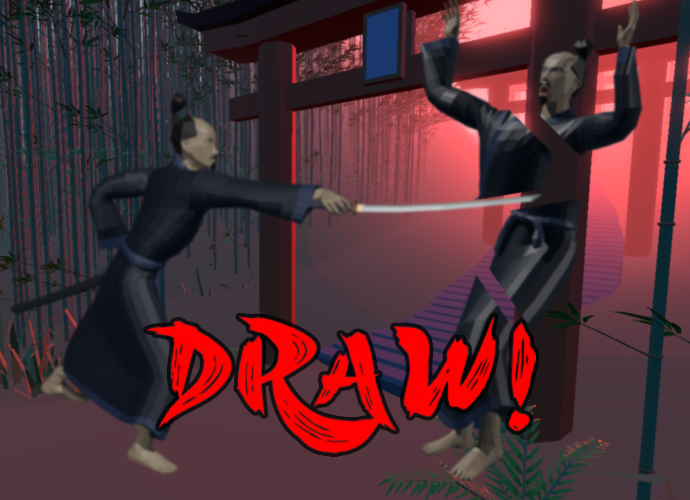
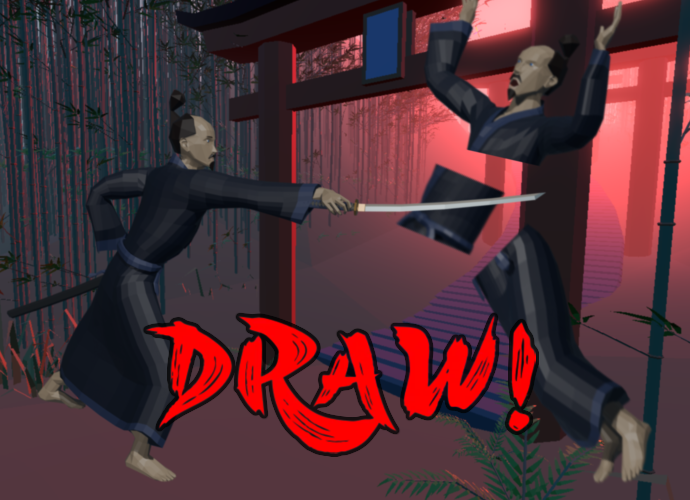
Layers edited between the first and the second (690, 500) image:
hid "Paint Layer 2(pasted)" (1st of 5) over [384,0,653,484]
added layer "Paint Layer 2(pasted)" (2nd of 5) above "Paint Layer 2(pasted)" over [384,0,653,484]
added layer "Paint Layer 2(pasted)" (3rd of 5) above "Paint Layer 2(pasted)" over [6,64,576,483]
added layer "Paint Layer 2(pasted)" (4th of 5) above "Paint Layer 2(pasted)" over [320,128,576,320]
hid "Paint Layer 2(pasted)" (5th of 5) over [6,64,576,483]